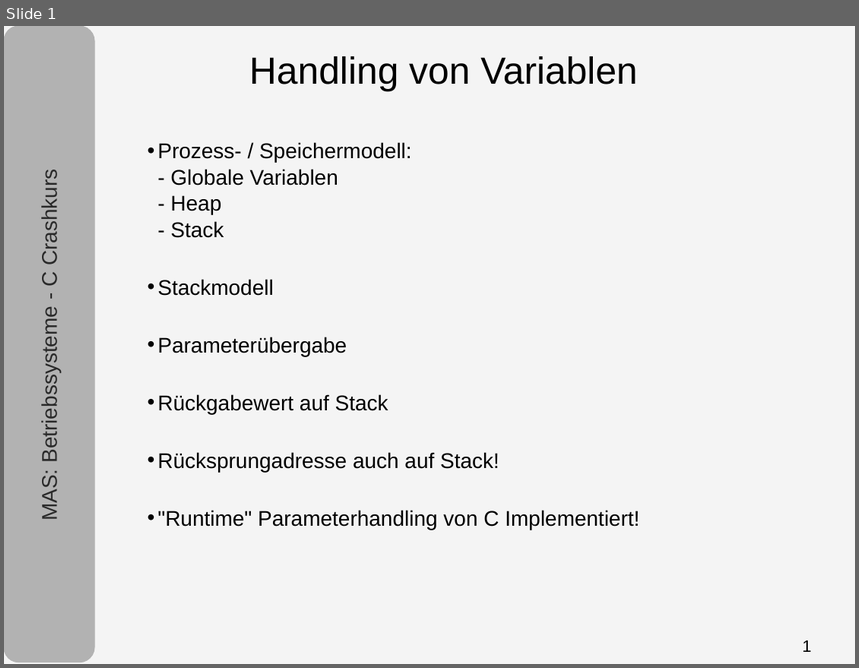
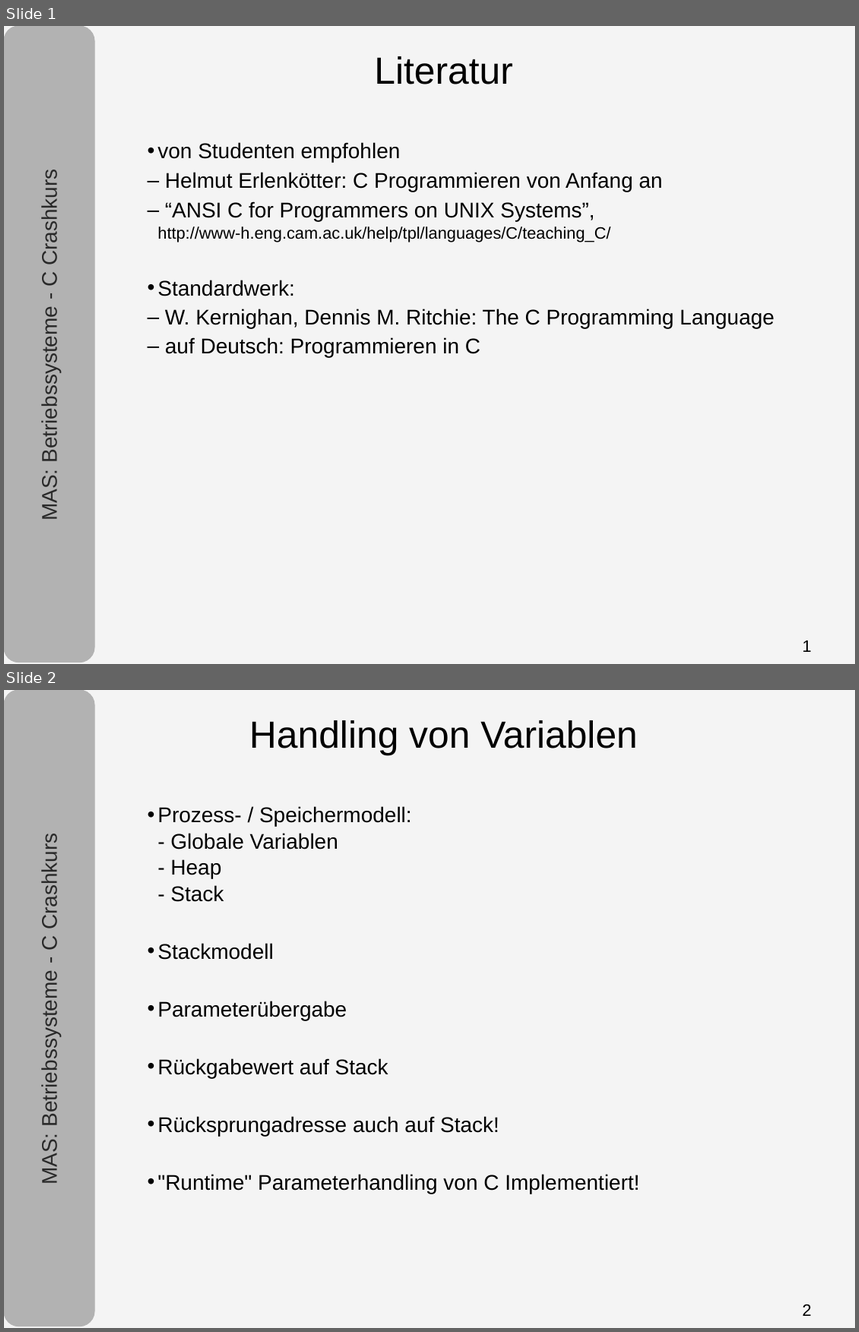
Before and after one commit to tpo/betriebssysteme, a slide deck: 05-1_C.odp. Shown one above the other, each under a label of ours: slide 1 before the commit, slides 1 and 2 after it. The pictures are 859x668 and 859x1332 pixels, drawn with LibreOffice and Linux fonts; fonts in the diff are those of the drawing. Boxes give left, top, right and bottom in pixels: in the first picture for what was removed or moved away, otherwise in the second. Text is boxed around its words. In the diff, an @@ line names an element or a change of style, - is before the commit and + after.

Commit message:
Literaturempfehlung für C Programmieren eingefügt

```diff
--- a/05-1_C.odp
+++ b/05-1_C.odp
@@ slide 1 added at [4,26,855,664], background #F4F4F4; not listed: 1 template element that a slide beside it also shows @@
@@ rounded rectangle added at [4,26,94,663], fill #B2B2B2, outline #B2B2B2 0.74 pt @@
@@ text added at [374,56,513,85], 32 pt, text #000000 @@
+Literatur
@@ text added at [158,142,775,357], 18 pt, text #000000 @@
+• von Studenten empfohlen
+  – Helmut Erlenkötter: C Programmieren von Anfang an
+  – “ANSI C for Programmers on UNIX Systems”,
+    http://www-h.eng.cam.ac.uk/help/tpl/languages/C/teaching_C/
+• Standardwerk:
+  – W. Kernighan, Dennis M. Ritchie: The C Programming Language
+  – auf Deutsch: Programmieren in C
@@ text added at [37,178,61,519], 18 pt, text #292929 @@
+MAS: Betriebssysteme - C Crashkurs
@@ page number added at [803,641,812,652], 14 pt, text #000000 @@
+1
@@ what was slide 1 is now slide 2 @@
@@ page number at [803,1304,812,1316]: text changed @@
-1
+2
```
Also in this commit, not shown: 3 slides changed, 1 other file.
